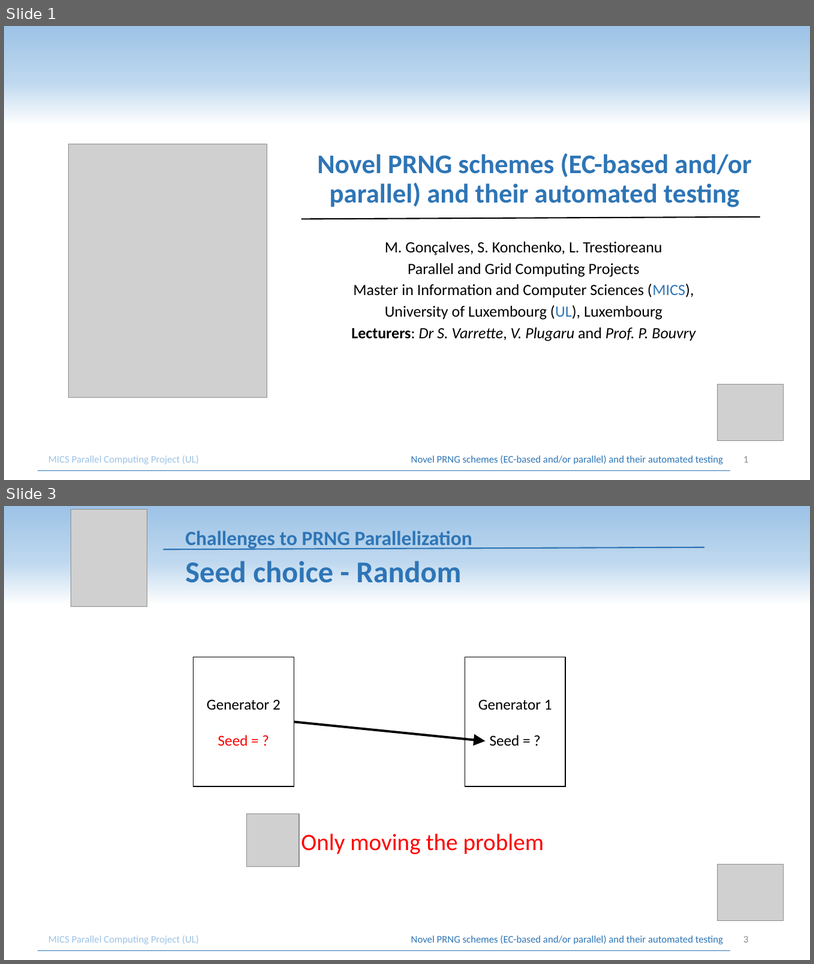
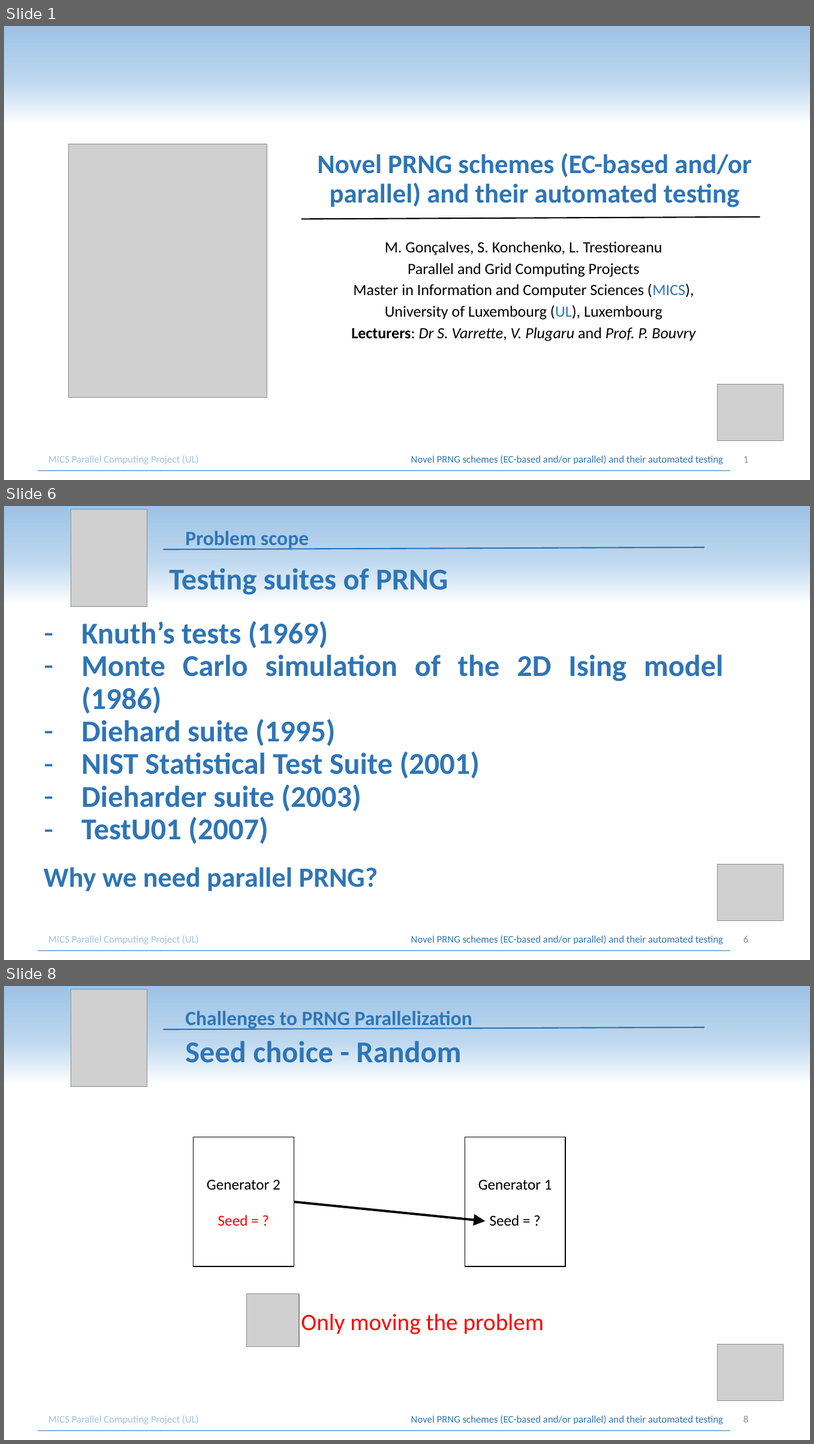
Before and after one commit to IceYoshi/PRNG, a slide deck: prng-pres.pptx. Shown one above the other, each under a label of ours: slides 1 and 3 before the commit, slides 1, 6 and 8 after it; the slides between them are not shown. The pictures are 814x964 and 814x1444 pixels, drawn with LibreOffice and Linux fonts; fonts in the diff are those of the drawing; grey boxes stand for pictures. Boxes give left, top, right and bottom in pixels: in the first picture for what was removed or moved away, otherwise in the second. Text is boxed around its words. In the diff, an @@ line names an element or a change of style, - is before the commit and + after.

```diff
--- a/prng-pres.pptx
+++ b/prng-pres.pptx
@@ slide 6 added at bbox=[4, 506, 810, 960], background gradient #9DC3E6 to #BDD7EE to #FFFFFF @@
@@ picture added at bbox=[71, 509, 147, 606] @@
@@ text added at bbox=[185, 531, 309, 550], 24 pt, text #2E75B6, bold @@
+Problem scope
@@ line added from (163, 550) to (705, 547), #2E75B6 1.5 pt @@
@@ title added at bbox=[169, 568, 448, 597], 36 pt, text #2E75B6, bold @@
+Testing suites of PRNG
@@ text added at bbox=[81, 621, 724, 844], 36 pt, text #2E75B6, bold @@
+– Knuth’s tests (1969)
+– Monte Carlo simulation of the 2D Ising model (1986)
+– Diehard suite (1995)
+– NIST Statistical Test Suite (2001)
+– Dieharder suite (2003)
+– TestU01 (2007)
@@ picture added at bbox=[718, 864, 784, 921] @@
@@ text added at bbox=[44, 867, 378, 891], 33 pt, text #2E75B6, bold @@
+Why we need parallel PRNG?
@@ text added at bbox=[48, 935, 723, 944], 12 pt, text #2E75B6 @@
+MICS Parallel Computing Project (UL) Novel PRNG schemes (EC-based and/or parallel) and their automated testing
@@ page number added at bbox=[744, 936, 749, 942], 12 pt, text #8C8C8C @@
+6
@@ line added from (38, 950) to (731, 950), #2E75B6 0.5 pt @@
@@ what was slide 3 is now slide 8 @@
@@ page number at bbox=[744, 1415, 749, 1422]: text changed @@
-3
+8
```
Also in this commit, not shown: 2 slides changed, 4 other slides added, 2 other files.
